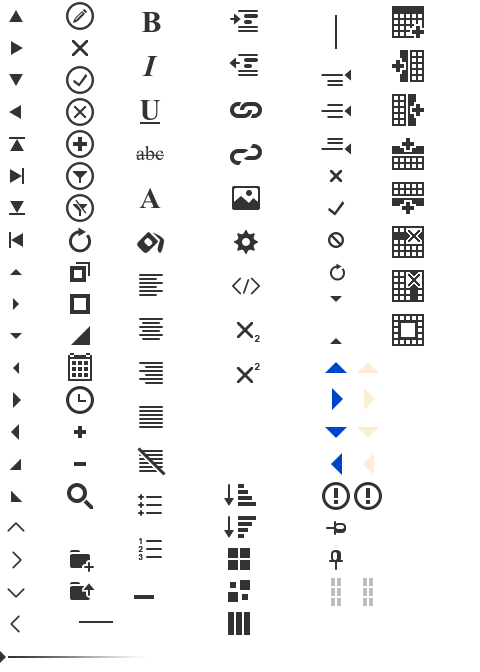
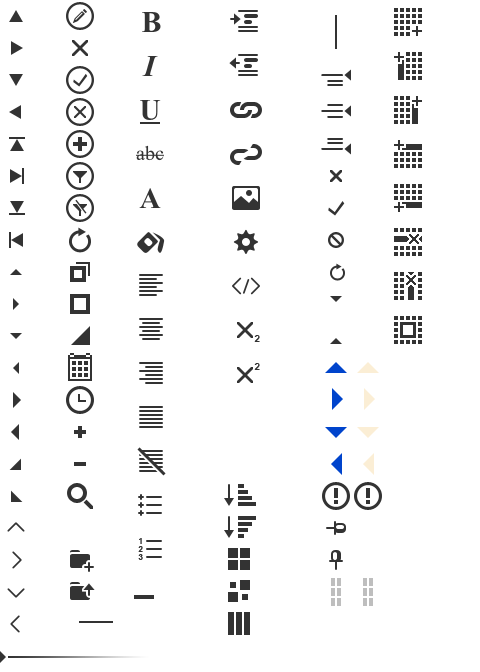
Two versions of the same layered image (480x672). Layer-by-layer changes:
painted on "table" over [392,6,424,346]
